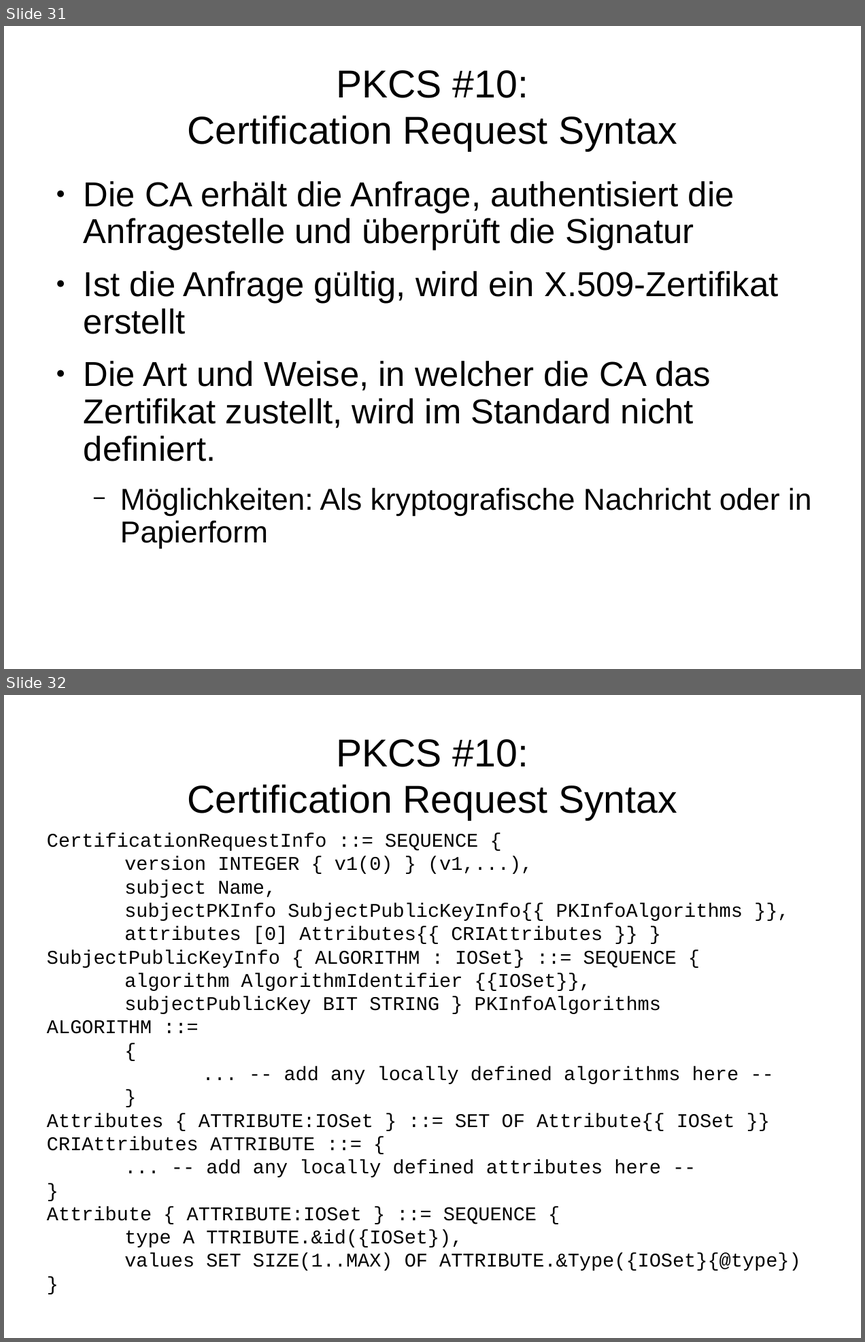
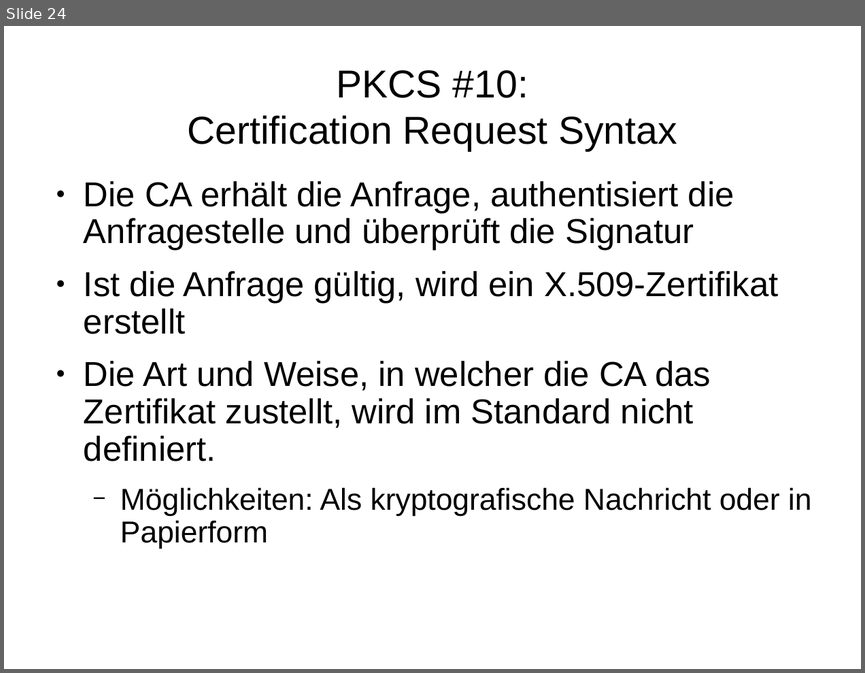
Before and after one commit to FFHS-Inf-2010-students/sa-krypt, a slide deck: pres/praesentation_0.2.odp. Shown one above the other, each under a label of ours: slides 31 and 32 before the commit, slide 24 after it. The pictures are 865x1342 and 865x673 pixels, drawn with LibreOffice and Linux fonts; fonts in the diff are those of the drawing. Boxes give left, top, right and bottom in pixels: in the first picture for what was removed or moved away, otherwise in the second. Text is boxed around its words. In the diff, an @@ line names an element or a change of style, - is before the commit and + after.

Commit message:
PKCS 6, 10 und 11 gekürzt
Habe meine Themen (6, 10, 11) auf je 4 Slides pro Thema gekürzt.

```diff
--- a/pres/praesentation_0.2.odp
+++ b/pres/praesentation_0.2.odp
@@ slide 32 removed at (4, 695, 861, 1338), background #FFFFFF @@
@@ title removed at (187, 739, 677, 820) @@
-PKCS #10:
-Certification Request Syntax
@@ subtitle removed at (47, 856, 801, 1270) @@
-CertificationRequestInfo ::= SEQUENCE {
-version INTEGER { v1(0) } (v1,...),
-subject Name,
-subjectPKInfo SubjectPublicKeyInfo{{ PKInfoAlgorithms }},
-attributes [0] Attributes{{ CRIAttributes }} }
-SubjectPublicKeyInfo { ALGORITHM : IOSet} ::= SEQUENCE {
-algorithm AlgorithmIdentifier {{IOSet}},
-subjectPublicKey BIT STRING } PKInfoAlgorithms ALGORITHM ::=
-{
-... -- add any locally defined algorithms here --
-}
-Attributes { ATTRIBUTE:IOSet } ::= SET OF Attribute{{ IOSet }}
-CRIAttributes ATTRIBUTE ::= {
-... -- add any locally defined attributes here --
-}
-Attribute { ATTRIBUTE:IOSet } ::= SEQUENCE {
-type A TTRIBUTE.&id({IOSet}),
-values SET SIZE(1..MAX) OF ATTRIBUTE.&Type({IOSet}{@type})
-}
@@ what was slide 31 is now slide 24 @@
```
Also in this commit, not shown: 43 other slides changed, 10 other slides removed.
